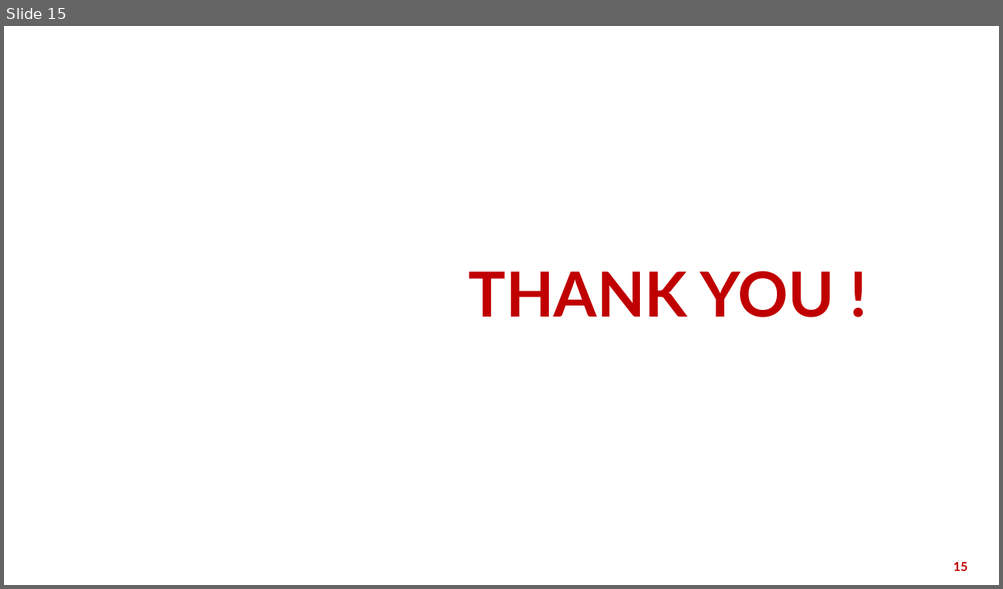
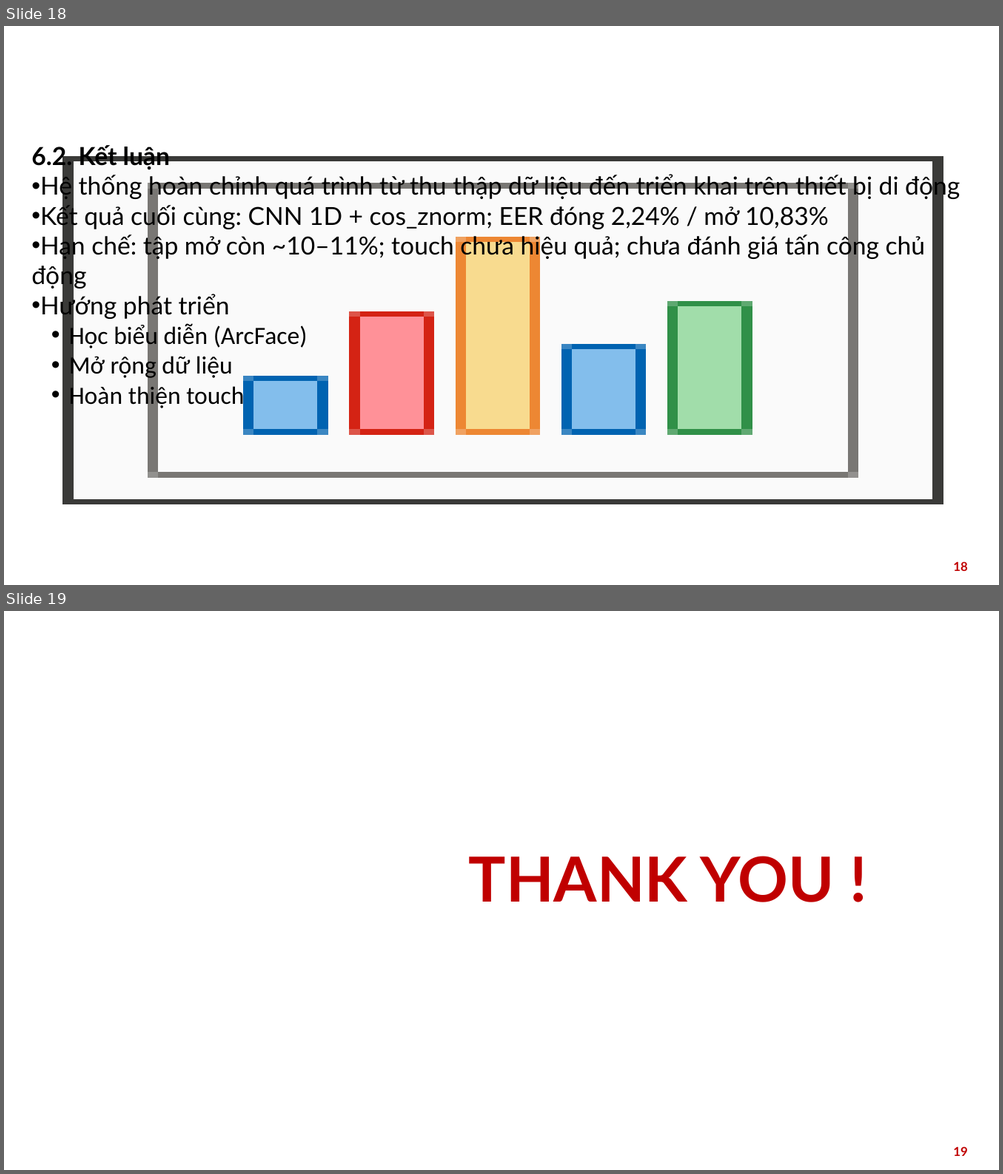
Before and after one commit to MaiVanDang/DATN, a slide deck: 20225699_MaiVanDang_20252.pptx. Shown one above the other, each under a label of ours: slide 15 before the commit, slides 18 and 19 after it. The pictures are 1003x589 and 1003x1174 pixels, drawn with LibreOffice and Linux fonts; fonts in the diff are those of the drawing; background and template pictures are left out. Boxes give left, top, right and bottom in pixels: in the first picture for what was removed or moved away, otherwise in the second. Text is boxed around its words. In the diff, an @@ line names an element or a change of style, - is before the commit and + after.

```diff
--- a/20225699_MaiVanDang_20252.pptx
+++ b/20225699_MaiVanDang_20252.pptx
@@ slide 18 added at (4, 26, 999, 585), background picture (left out) @@
@@ title added at (31, 147, 738, 230), 28 pt, text #FFFFFF, bold @@
+6. Triển khai & kết luận
@@ text added at (31, 145, 959, 410), 24 pt, text #000000 @@
+6.2. Kết luận
+• Hệ thống hoàn chỉnh quá trình từ thu thập dữ liệu đến triển khai trên thiết bị di động
+• Kết quả cuối cùng: CNN 1D + cos_znorm; EER đóng 2,24% / mở 10,83%
+• Hạn chế: tập mở còn ~10–11%; touch chưa hiệu quả; chưa đánh giá tấn công chủ động
+• Hướng phát triển
+  • Học biểu diễn (ArcFace)
+  • Mở rộng dữ liệu
+  • Hoàn thiện touch
@@ page number added at (953, 562, 967, 571), 12 pt, text #C00000, bold @@
+18
@@ what was slide 15 is now slide 19 @@
@@ page number at (953, 1147, 967, 1156): text changed @@
-15
+19
```
Also in this commit, not shown: 4 slides changed, 9 other slides added, 6 slides removed, 2 other files.
